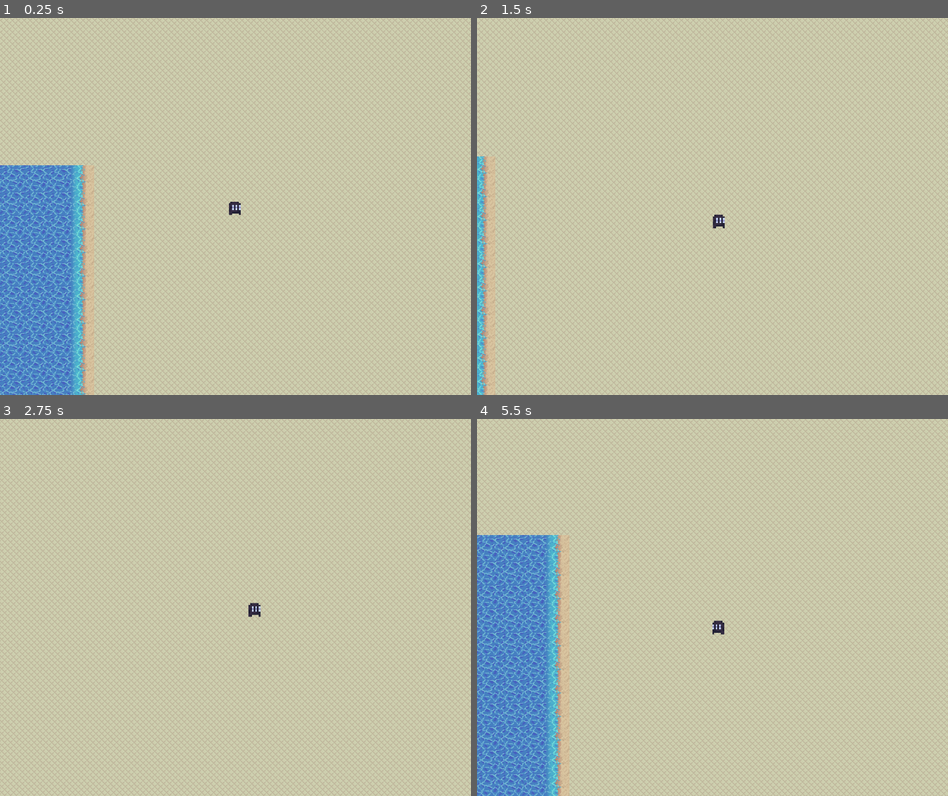
Above: before the commit, frames 1-4 (two rows, left to right).
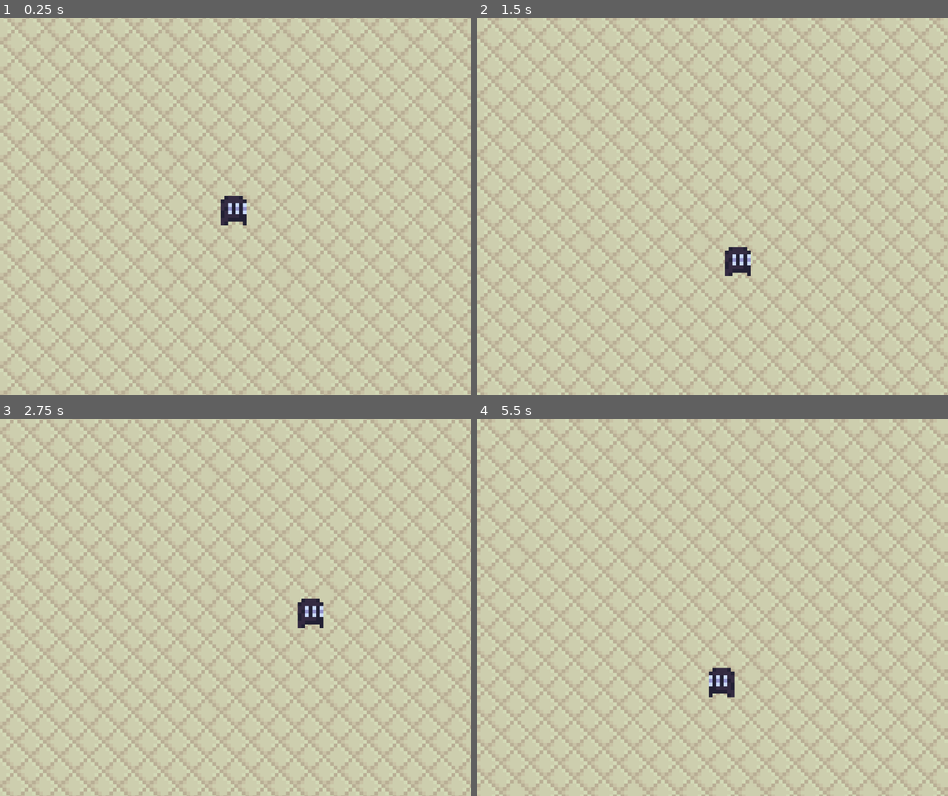
Above: after the commit, the same moments.

Repository: nikitin-eti/not_a_bug_a_feature
Game: Godot game, scene res://Scenes/Stages/Stage_1.tscn
The game is run twice, just before and just after one commit, with the same random seed, the same clock (stepped at 60 frames per second) and the same inputs. This scene is started directly instead of the project's main scene.
Inputs:
- Up to frame 1 (0.25 s): no input
- Up to frame 2 (1.5 s): tap Enter at 0.5 s; hold Right (ui_right) 0.53-1.28 s; hold Down (ui_down) from 1.28 s (still down)
- Up to frame 3 (2.75 s): release Down (ui_down) at 2.03 s; hold Right (ui_right) from 2.03 s (still down)
- Up to frame 4 (5.5 s): release Right (ui_right) at 2.78 s; hold Up (ui_up) 2.78-3.53 s; hold Left (ui_left) 3.53-5.03 s; hold Down (ui_down) from 5.03 s (still down)

The runs differ from the first frame. In frame 1, 31% of the frame differs, in the area x 0-100%, y 0-100%; in frame 2, 26%; in frame 3, 23%; in frame 4, 32%.

Commit message:
update player movement, now independent of fps added initial logic for camera added sprites for NPCs updated gitignore

Diff:
--- a/Scenes/Player.tscn
+++ b/Scenes/Player.tscn
@@ -68,25 +68,23 @@
 }]
 
 [sub_resource type="RectangleShape2D" id="RectangleShape2D_ppk8o"]
-size = Vector2(0.916264, 0.993985)
+size = Vector2(6.13342, 4.72396)
 
 [node name="Player" type="CharacterBody2D"]
-scale = Vector2(18.5536, 18.5536)
 script = ExtResource("1_n5ugn")
 
 [node name="AnimatedSprite2D" type="AnimatedSprite2D" parent="."]
-scale = Vector2(0.123737, 0.123737)
 sprite_frames = SubResource("SpriteFrames_k237c")
 animation = &"eat"
 frame_progress = 0.616727
 offset = Vector2(2.04565, -10.9101)
 
 [node name="PlayerShape" type="CollisionShape2D" parent="."]
-position = Vector2(-0.0808468, 0.119707)
+position = Vector2(-0.467914, 0.952037)
+scale = Vector2(0.825669, 1.24982)
 shape = SubResource("RectangleShape2D_ppk8o")
 
-[node name="Camera2D" type="Camera2D" parent="."]
-zoom = Vector2(2, 2)
+[node name="CameraPlayer" type="Camera2D" parent="."]
 limit_left = 0
 limit_top = 0
 limit_right = 2024
--- a/Scenes/Stages/Stage_1.tscn
+++ b/Scenes/Stages/Stage_1.tscn
@@ -25,14 +25,14 @@
 
 [node name="Stage1" type="Node2D"]
 
-[node name="TileMapLayer" type="TileMapLayer" parent="."]
+[node name="Floor" type="TileMapLayer" parent="."]
 tile_map_data = PackedByteArray("AAAAAAAABwACAAAAAAAAAAEABwACAAAAAAAAAAIABwACAAAAAAAAAAMABwACAAAAAAAAAAQABwACAAAAAAAAAA …(35792 unchanged characters)…
 tile_set = SubResource("TileSet_76xek")
 
-[node name="ColorRect" type="ColorRect" parent="."]
+[node name="MapSizeHolder" type="ColorRect" parent="."]
 offset_right = 2024.0
 offset_bottom = 2024.0
 color = Color(0.27451, 1, 1, 0.105882)
 
 [node name="Player" parent="." instance=ExtResource("2_c24d1")]
-position = Vector2(416, 632)
+position = Vector2(296, 712)
--- a/Scripts/player.gd
+++ b/Scripts/player.gd
@@ -1,38 +1,35 @@
 extends CharacterBody2D
-var speed: float = 150.0
+var speed: float = 70.0
+var camera_zoom: Vector2 = Vector2(10, 10)
 
-# Called when the node enters the scene tree for the first time.
 func _ready() -> void:
-	pass # Replace with function body.
+	$CameraPlayer.set_zoom(camera_zoom)
 
-
-func move_character_body() -> void:
-	var velocity = Vector2()
+func move_character_body(delta: float) -> void:
+	var velocity_player: Vector2 = Vector2()
 
 	if Input.is_action_pressed("ui_right"):
 		$AnimatedSprite2D.flip_h = false
-		velocity.x += 1
-		$AnimatedSprite2D.play("right")
+		velocity_player.x += 1
+	#		$AnimatedSprite2D.play("right")
 	if Input.is_action_pressed("ui_left"):
 		$AnimatedSprite2D.flip_h = true
-		$AnimatedSprite2D.play("right")
-		velocity.x -= 1
+		#		$AnimatedSprite2D.play("right")
+		velocity_player.x -= 1
 	if Input.is_action_pressed("ui_down"):
-		velocity.y += 1
-		$AnimatedSprite2D.play("down")
+		velocity_player.y += 1
+	#		$AnimatedSprite2D.play("down")
 	if Input.is_action_pressed("ui_up"):
-		velocity.y -= 1
-		$AnimatedSprite2D.play("up")
+		velocity_player.y -= 1
+	#		$AnimatedSprite2D.play("up")
 
-	if velocity.length() == 0:
-		$AnimatedSprite2D.play("idle")
+	if velocity_player.length() == 0:
+		pass
+	#		$AnimatedSprite2D.play("idle")
 
-	velocity = velocity.normalized() * speed
-	set_velocity(velocity)
+	velocity_player = velocity_player.normalized() * speed * delta * 100.0
+	set_velocity(velocity_player)
 	move_and_slide()
 
-
-
-# Called every frame. 'delta' is the elapsed time since the previous frame.
 func _process(delta: float) -> void:
-	move_character_body()
+	move_character_body(delta)
Binary file added: Resources/Sprites/Objects & NPCs/Ball.png
Not shown, added: Resources/Sprites/Objects & NPCs/Ball.png.import
Binary file added: Resources/Sprites/Objects & NPCs/BeachUmbrella.png
Not shown, added: Resources/Sprites/Objects & NPCs/BeachUmbrella.png.import
Binary file added: Resources/Sprites/Objects & NPCs/ChildFWater.png
Not shown, added: Resources/Sprites/Objects & NPCs/ChildFWater.png.import
Binary file added: Resources/Sprites/Objects & NPCs/ChildM.png
Not shown, added: Resources/Sprites/Objects & NPCs/ChildM.png.import
Binary file added: Resources/Sprites/Objects & NPCs/ChildMWater.png
Not shown, added: Resources/Sprites/Objects & NPCs/ChildMWater.png.import
Binary file added: Resources/Sprites/Objects & NPCs/CyanTowel.png
Not shown, added: Resources/Sprites/Objects & NPCs/CyanTowel.png.import
(and 10 more such lines)
